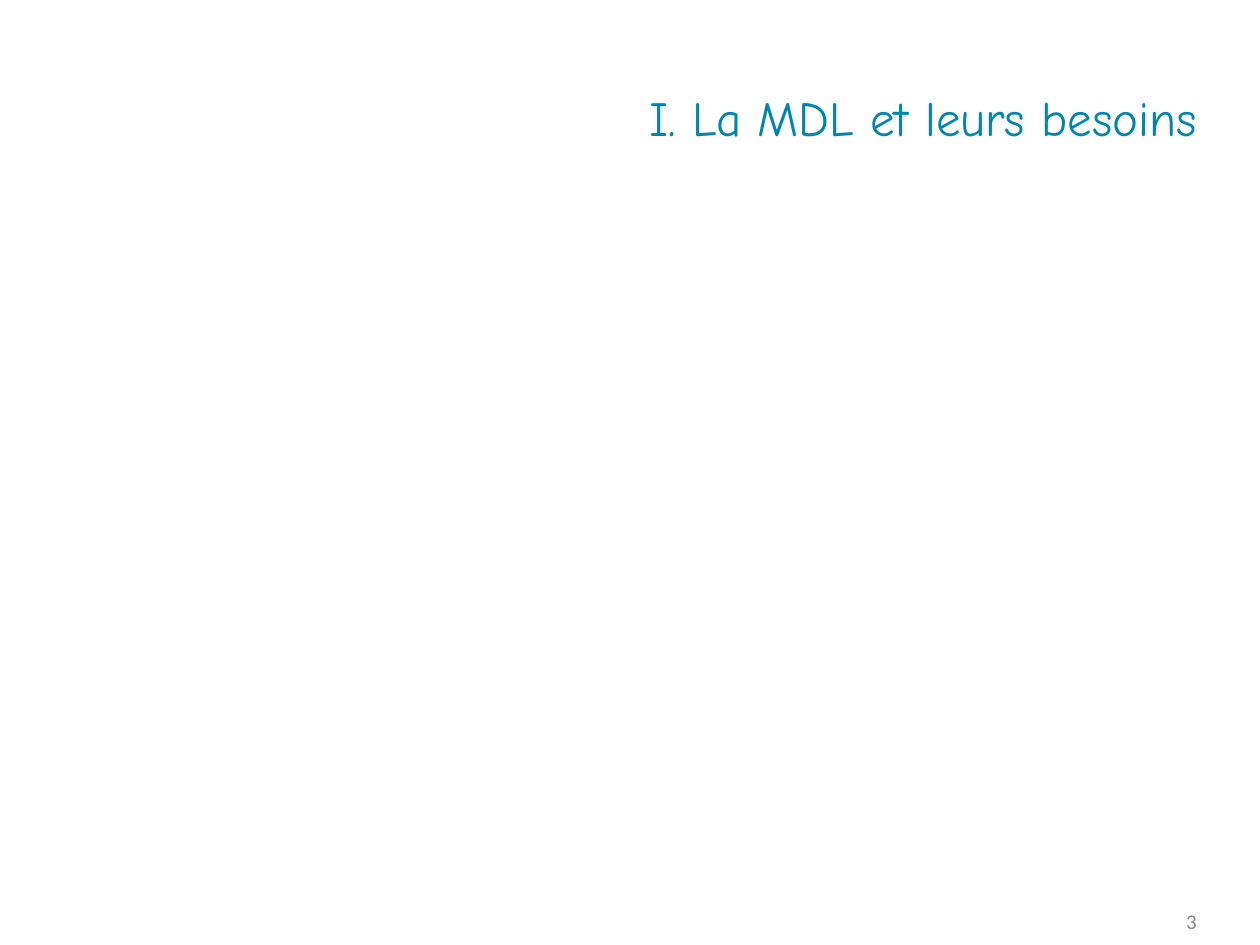
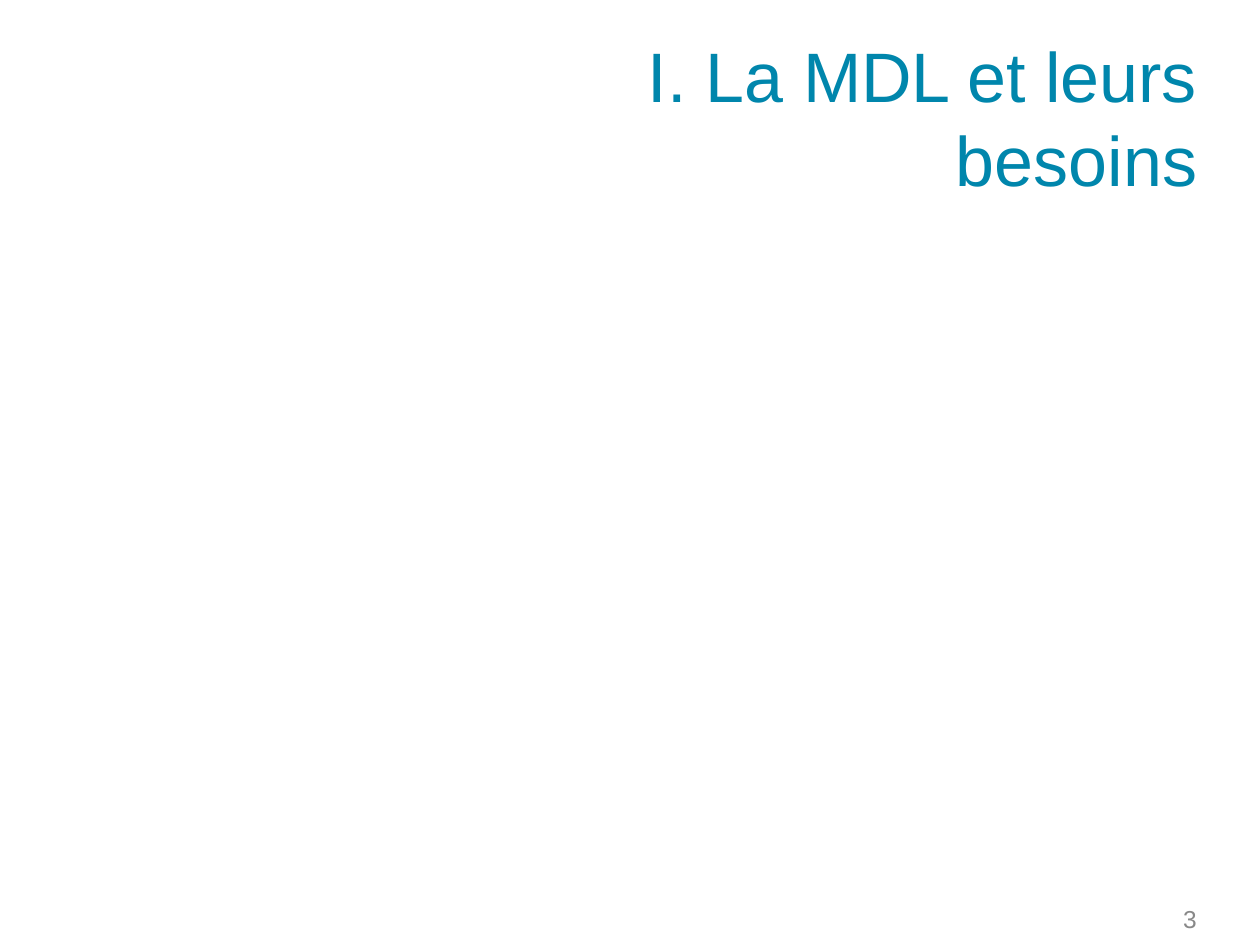
Before and after one commit to PinaudLucas/Projet, a slide deck: slide 3 of Lucas/Revue_commun.odp. Drawn at 1260x945 pixels with LibreOffice and Linux fonts; fonts in the diff are those of the drawing; background and template pictures are left out. Boxes give left, top, right and bottom in pixels: in the first picture for what was removed or moved away, otherwise in the second. Text is boxed around its words. In the diff, an @@ line names an element or a change of style, - is before the commit and + after.

```diff
--- a/Lucas/Revue_commun.odp
+++ b/Lucas/Revue_commun.odp
@@ title "I. La MDL et leurs ..." at (x1=648, y1=51, x2=1197, y2=187): size 28 to 40 pt, font Comic Neue to Arial @@
@@ page number at (x1=1183, y1=911, x2=1197, y2=928): size 12 to 14 pt, font Calibri to Arial @@
```
Also in this commit, not shown: 2 other slides changed, 1 other file.
